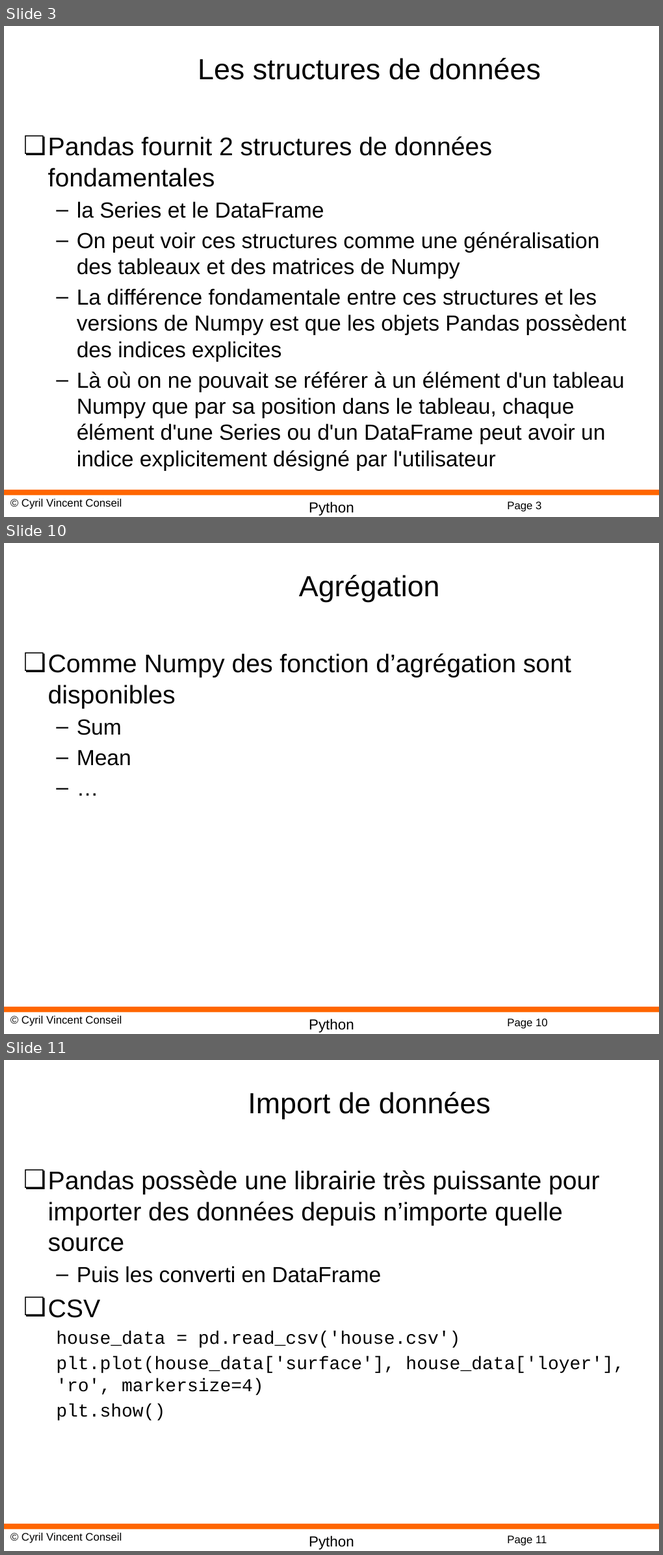
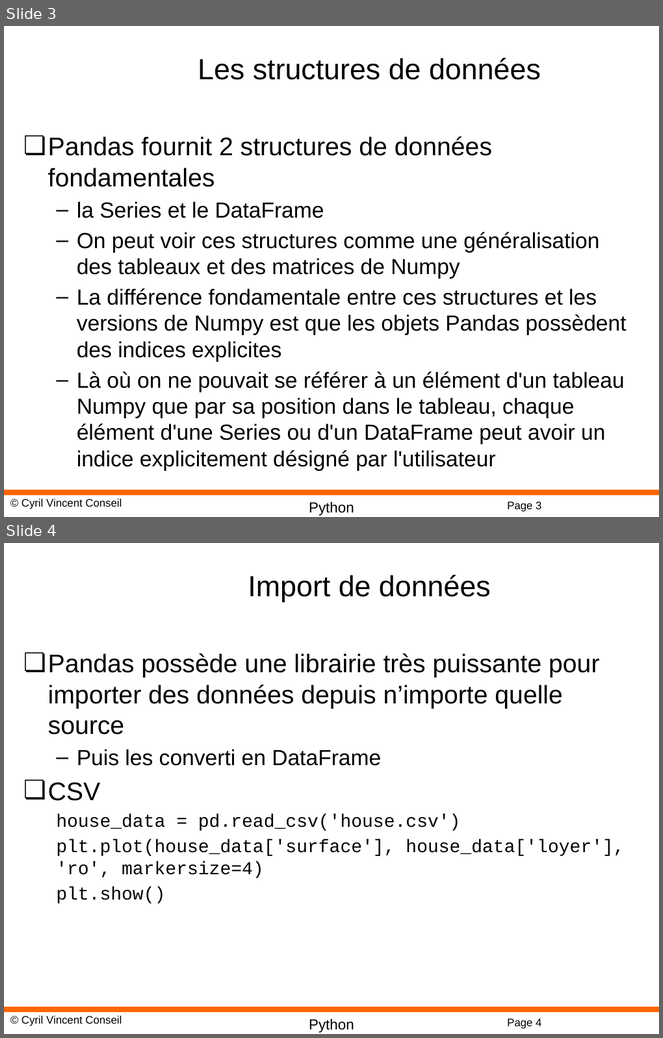
Before and after one commit to cyrilvincent/python-advanced, a slide deck: PPT/DataScience12-Pandas.pptx. Shown one above the other, each under a label of ours: slides 3, 10 and 11 before the commit, slides 3 and 4 after it; the slides between them are not shown. The pictures are 663x1555 and 663x1038 pixels, drawn with LibreOffice and Linux fonts; fonts in the diff are those of the drawing; background and template pictures are left out. Boxes give left, top, right and bottom in pixels: in the first picture for what was removed or moved away, otherwise in the second. Text is boxed around its words. In the diff, an @@ line names an element or a change of style, - is before the commit and + after.

```diff
--- a/PPT/DataScience12-Pandas.pptx
+++ b/PPT/DataScience12-Pandas.pptx
@@ slide 10 removed at bbox=[4, 543, 659, 1034], background #FFFFFF; not listed: 4 template elements that a slide beside it also shows @@
@@ title removed at bbox=[299, 575, 440, 602] @@
-Agrégation
@@ text removed at bbox=[48, 653, 571, 766] @@
-❏ Comme Numpy des fonction d’agrégation sont disponibles
-  – Sum
-  – Mean
-  – …
@@ what was slide 11 is now slide 4 @@
@@ page number at bbox=[507, 1019, 542, 1029]: text changed @@
-Page 11
+Page 4
```
Also in this commit, not shown: 6 other slides removed, 4 other files.
